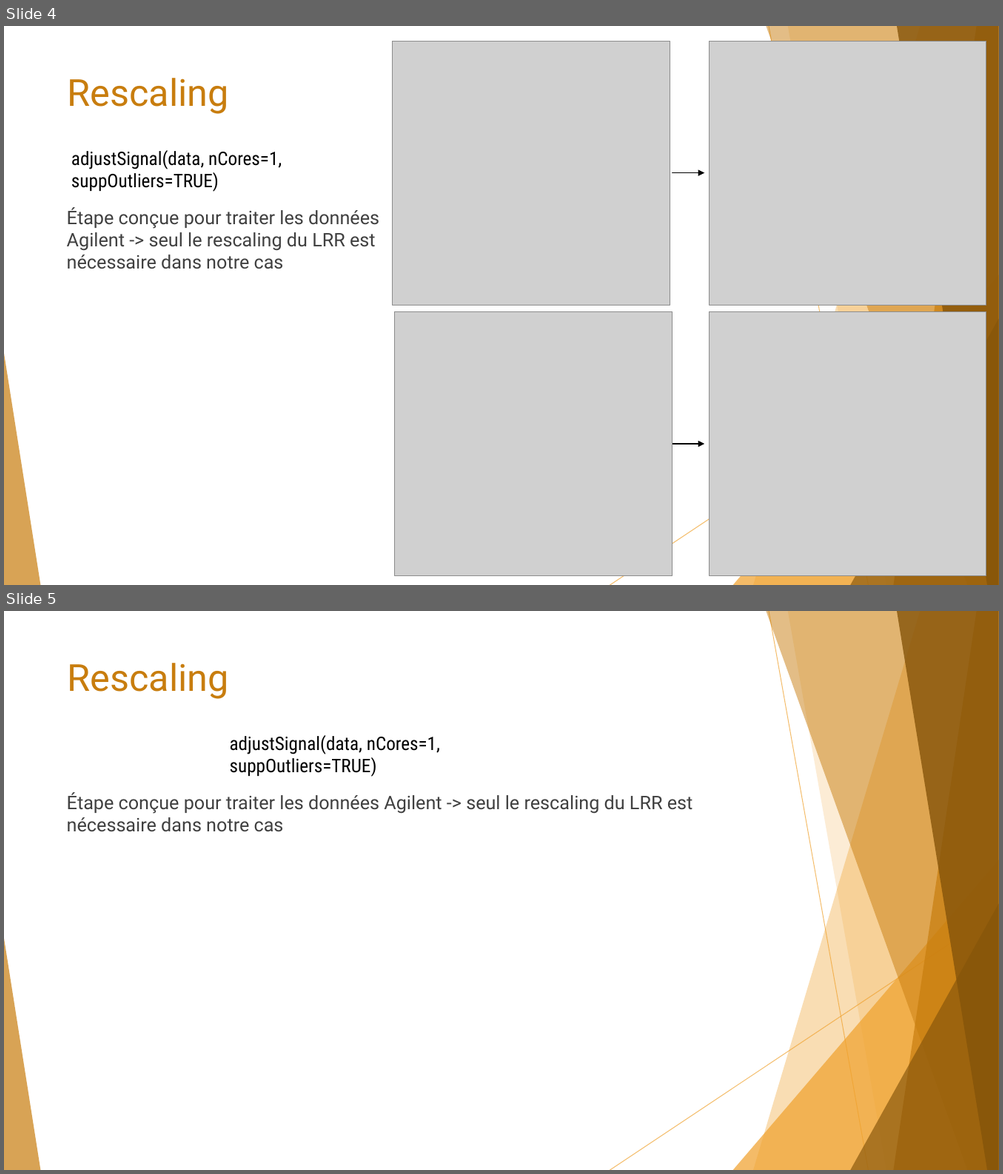
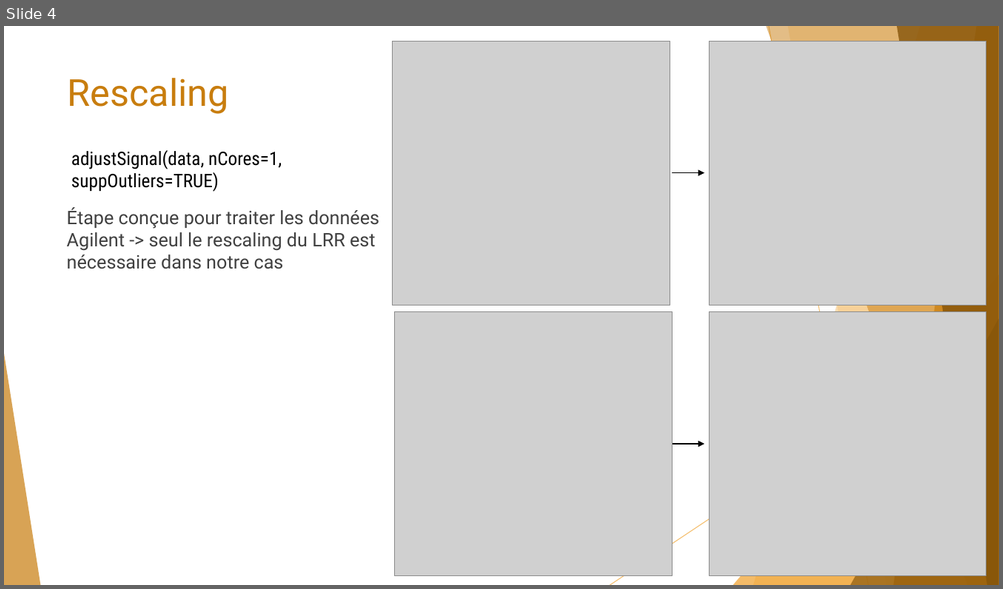
Before and after one commit to Elie-Bordron/DEA-dataviz, a slide deck: docs/docs_I_made/slides/rCGH.pptx. Shown one above the other, each under a label of ours: slides 4 and 5 before the commit, slide 4 after it. The pictures are 1003x1174 and 1003x589 pixels, drawn with LibreOffice and Linux fonts; fonts in the diff are those of the drawing; grey boxes stand for pictures. Boxes give left, top, right and bottom in pixels: in the first picture for what was removed or moved away, otherwise in the second. Text is boxed around its words. In the diff, an @@ line names an element or a change of style, - is before the commit and + after.

```diff
--- a/docs/docs_I_made/slides/rCGH.pptx
+++ b/docs/docs_I_made/slides/rCGH.pptx
@@ slide 5 removed at (x1=4, y1=611, x2=999, y2=1170), background #FFFFFF; not listed: 10 template elements that a slide beside it also shows @@
@@ title removed at (x1=68, y1=663, x2=229, y2=699) @@
-Rescaling
@@ text removed at (x1=230, y1=735, x2=440, y2=777) @@
-adjustSignal(data, nCores=1, suppOutliers=TRUE)
@@ text removed at (x1=67, y1=792, x2=693, y2=832) @@
-Étape conçue pour traiter les données Agilent -> seul le rescaling du LRR est nécessaire dans notre cas
```
Also in this commit, not shown: 1 slide changed, 15 other files.
